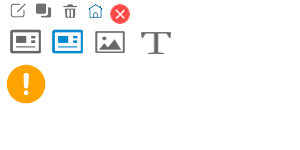
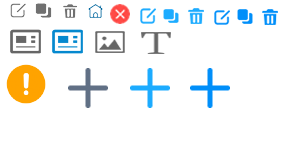
Layered file, before and after one edit (300 x 150). Changes by layer:
added layer "图层 20" above "图层 24" over [237, 9, 253, 24]
added layer "图层 24" above "图层 23" over [190, 68, 230, 108]
added layer "图层 23" above "图层 22" over [130, 68, 170, 108]
added layer "图层 22" above "图层 21" over [68, 68, 108, 108]
added layer "图层 21" above "图层 19" over [262, 9, 278, 25]
added layer "图层 19" above "图层 18" over [214, 10, 230, 25]
added layer "图层 18" above "图层 17" over [163, 9, 179, 23]
added layer "图层 17" above "图层 15" over [188, 8, 204, 24]
added layer "图层 15" above "图层 14" over [140, 8, 156, 24]
